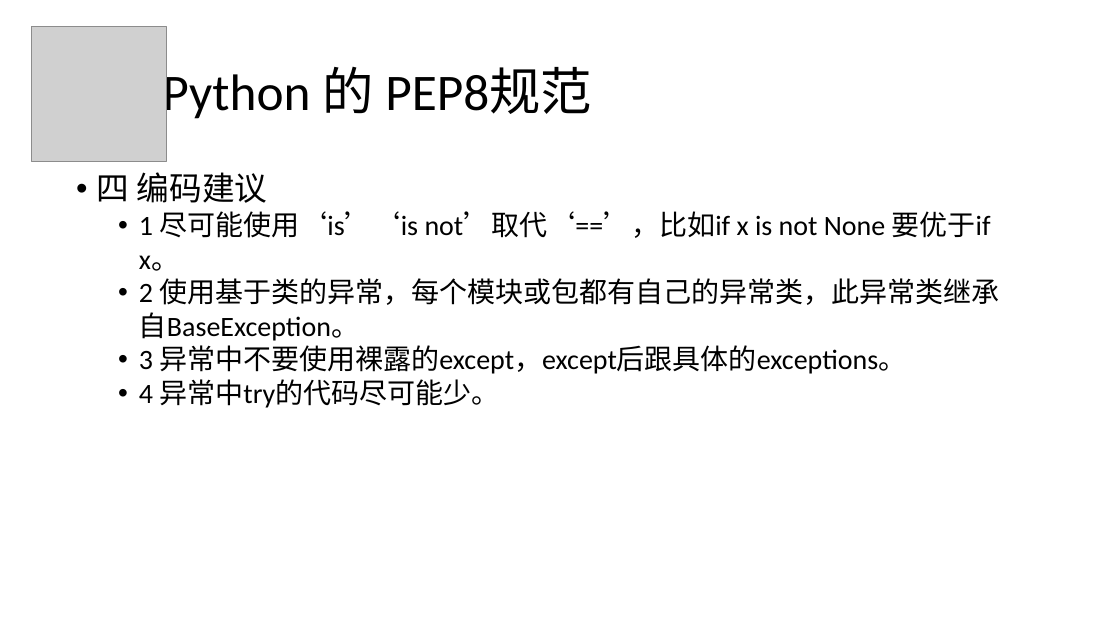
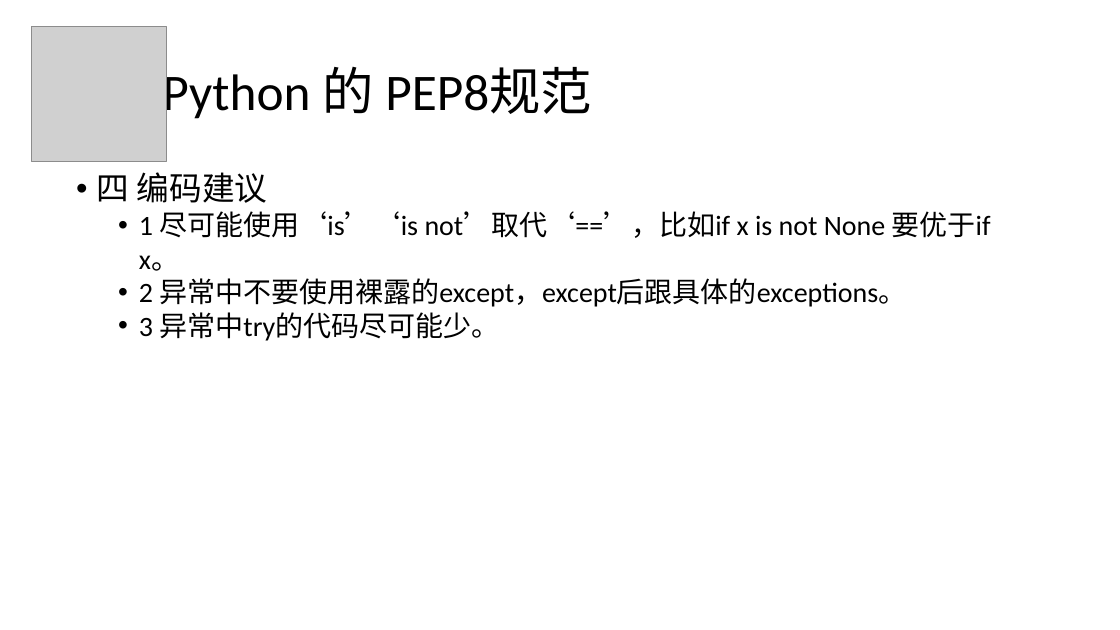
Before and after one commit to IssacWD/myPythonCode, a slide deck: slide 16 of csc1002/lecture/2016_3_6.pptx (slide 15 before the commit). Drawn at 1120x630 pixels with LibreOffice and Linux fonts; fonts in the diff are those of the drawing; grey boxes stand for pictures. Boxes give left, top, right and bottom in pixels: in the first picture for what was removed or moved away, otherwise in the second. Text is boxed around its words. In the diff, an @@ line names an element or a change of style, - is before the commit and + after.

```diff
--- a/csc1002/lecture/2016_3_6.pptx
+++ b/csc1002/lecture/2016_3_6.pptx
@@ text at <box>139,278,906,341</box>: text changed @@
-  • 2 使用基于类的异常，每个模块或包都有自己的异常类，此异常类继承自BaseException。
-  • 3 异常中不要使用裸露的except，except后跟具体的exceptions。
-  • 4 异常中try的代码尽可能少。
+  • 2 异常中不要使用裸露的except，except后跟具体的exceptions。
+  • 3 异常中try的代码尽可能少。
```
Also in this commit, not shown: 4 other slides changed, 1 slide added, 5 other files.
